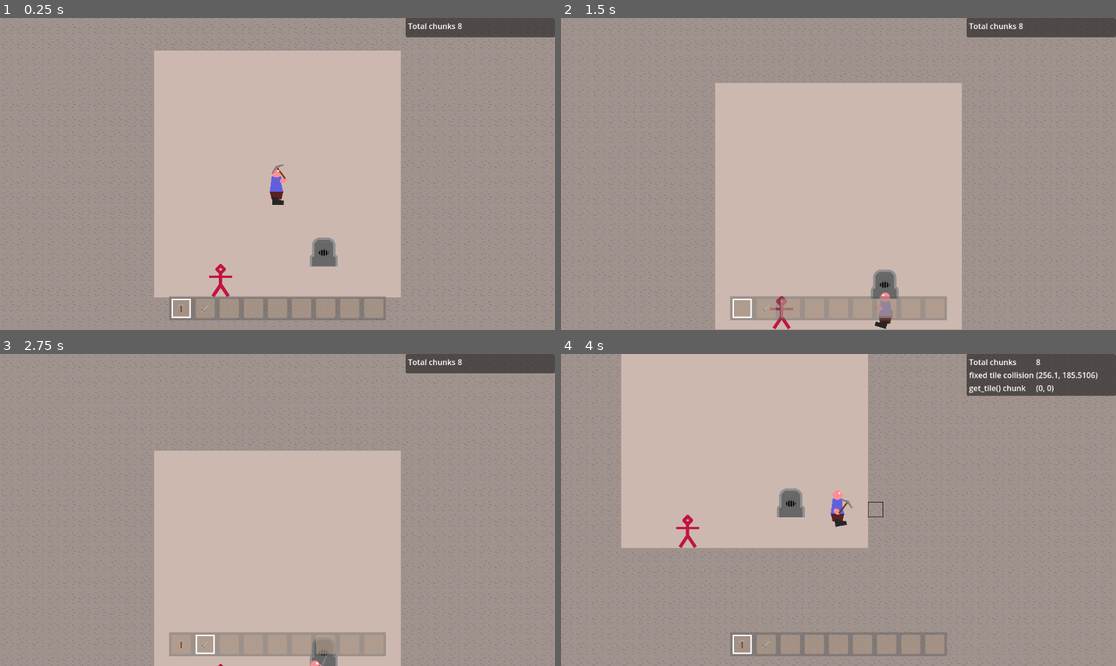
Above: before the commit, frames 1-4 (two rows, left to right).
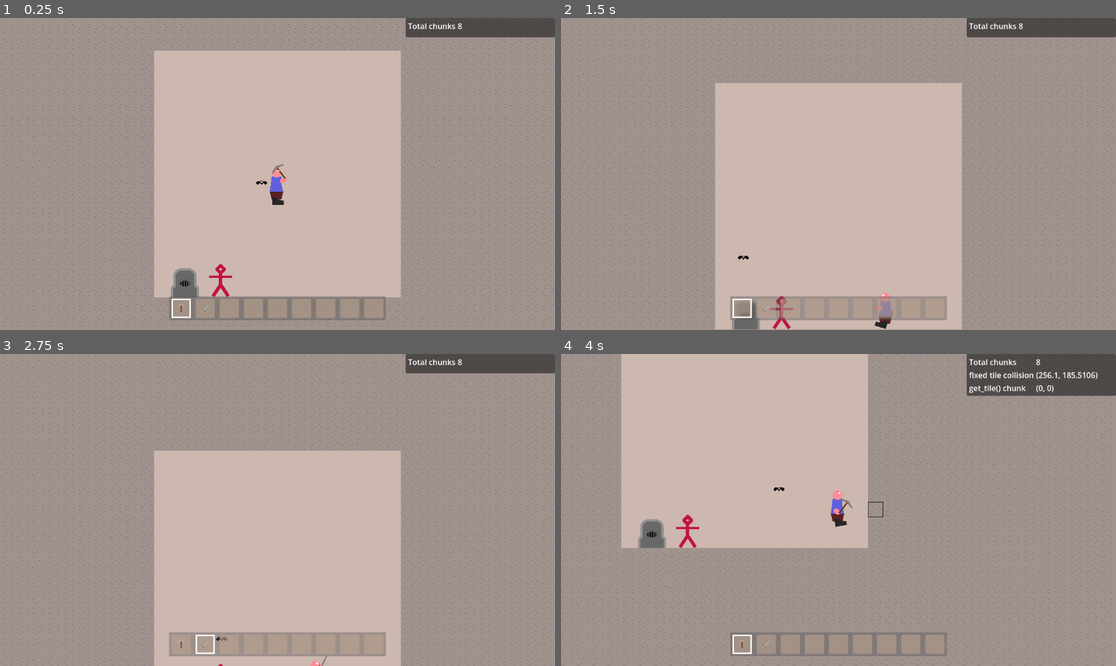
Above: after the commit, the same moments.

Repository: Griiimon/2D-Mining-Sandbox
Game: Godot game, scene res://scenes/test_game.tscn
Two runs of this game, one before a commit and one after it. Both use one fixed random seed, a clock stepped at 60 frames per second and the inputs below.
Inputs (mouse positions are in pixels of both pictures, inside the frame that each line leads up to):
- Up to frame 1 (0.25 s): no input
- Up to frame 2 (1.5 s): move the mouse to (960, 158) at 0.52 s; hold D (right) from 0.53 s (still down); tap X (drop_item) at 0.6 s; click (960, 158) at 0.67 s; tap Up (jump) at 0.77 s; move the mouse to (727, 189) at 1.27 s; tap F (interact) at 1.35 s
- Up to frame 3 (2.75 s): tap Up (jump) at 1.52 s; move the mouse to (333, 441) at 2.02 s; release D (right) at 2.03 s; hold A (left) from 2.03 s (still down); tap E (next_hotbar_item) at 2.1 s
- Up to frame 4 (4 s): move the mouse to (810, 572) at 2.77 s; release A (left) at 2.78 s; hold D (right) from 2.78 s (still down); tap Q (previous_hotbar_item) at 2.85 s; click (810, 572) at 2.92 s; tap Up (jump) at 3.02, 3.77 s; tap Enter at 3.5 s; move the mouse to (1005, 556) at 3.52 s; tap K (toggle_free_cam) at 3.6 s

The runs differ from the first frame. In frame 1, 0.8% of the frame differs, in the area x 30-61%, y 51-90%; in frame 2, 0.7%; in frame 3, 0.3%; in frame 4, 0.8%.

Commit message:
update test game

Diff:
--- a/scenes/test_game.tscn
+++ b/scenes/test_game.tscn
@@ -11,6 +11,7 @@
 [ext_resource type="Script" path="res://scripts/camera.gd" id="8_3qg1m"]
 [ext_resource type="Resource" uid="uid://coin0o2iwsbjj" path="res://resources/terrain generators/stone_only.tres" id="8_4yhic"]
 [ext_resource type="PackedScene" uid="uid://xkfp7o6wk8ur" path="res://scenes/mobs/dummy.tscn" id="10_o2i1p"]
+[ext_resource type="PackedScene" uid="uid://cxq2roo6n5xo6" path="res://scenes/mobs/bat.tscn" id="12_vyhcf"]
 
 [sub_resource type="Resource" id="Resource_lyu1x"]
 script = ExtResource("2_ru5vw")
@@ -54,5 +55,7 @@
 [node name="Dummy" parent="." instance=ExtResource("10_o2i1p")]
 position = Vector2(-118, 222)
 
+[node name="Bat" parent="." instance=ExtResource("12_vyhcf")]
+
 [connection signal="initial_run_completed" from="World/Chunk Updater" to="World" method="_on_chunk_updater_initial_run_completed"]
 [connection signal="timeout" from="World/Chunk Updater/Update Timer" to="World/Chunk Updater" method="_on_update_timer_timeout"]
--- a/scripts/test_game.gd
+++ b/scripts/test_game.gd
@@ -3,4 +3,4 @@
 
 func _ready():
 	super()
-	world.spawn_block_entity(Vector2i(2, 4), load("res://scenes/block entities/furnace.tscn"))
+	world.spawn_block_entity(Vector2i(-7, 6), load("res://scenes/block entities/furnace.tscn"))
Not shown: 1 places in scenes/test_game.tscn that only renumber resources
